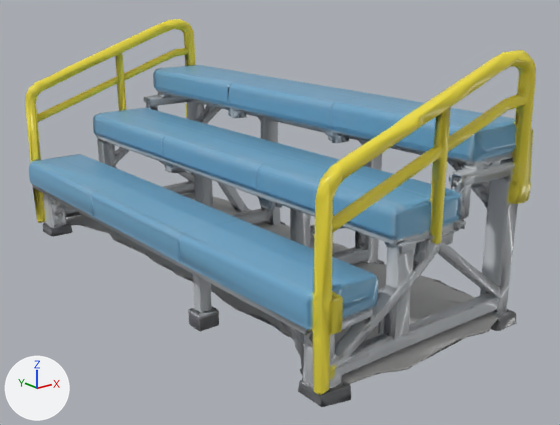
Renders of the glTF model assets/exported/bleachers/bleachers.glb from each side of a commit.
Rendered twice from a 50 mm camera at (-0.832, -1.161, 0.339) aimed at (0.038, -0.072, -0.097). Arrows for +X, +Y and +Z are at lower left; the lights stay in place. The first picture is the older version. Vertices at exactly the same position are counted once.

Names of what the first picture shows: 'qtmesh_gen3d_1_1788699305715'.
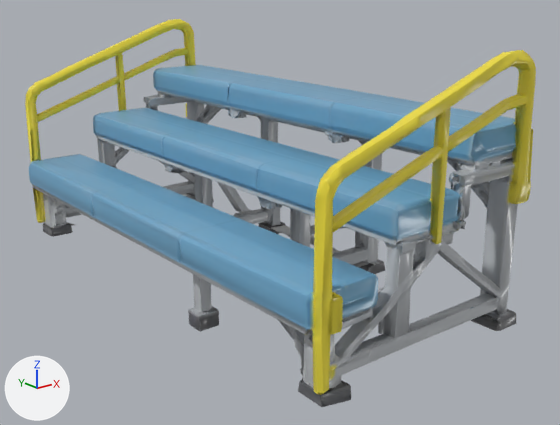
Location of each change, [x1, y1, x2, y2] in pixels of the pictures (560 x 425 px):
part 1 of me_mesh_0, cut back
    before: [66, 193, 499, 385]
    after: [242, 211, 290, 237]

What the commit changed:
me_mesh_0 is used by ob_qtmesh_gen3d_1_1788699305715; location (0.0, 0.0, 0.0).
me_mesh_0 had 4671 vertices, 9830 faces and spanned x -0.234..0.224, y -0.5..0.501, z -0.229..0.227.
me_mesh_0 now has 4530 vertices, 9472 faces and spans x -0.234..0.224, y -0.488..0.489, z -0.229..0.227.
me_mesh_0 part 1: 2 vertices moved from x 0.174..0.179, y 0.074..0.075, z -0.21..-0.208 to x 0.174..0.179, y 0.068..0.069, z -0.21..-0.208; 144 vertices removed from x -0.156..0.222, y -0.5..0.501, z -0.209..-0.203; 3 vertices added at x 0.17..0.211, y 0.066..0.249, z -0.208..-0.203.
Other edits to the shape of me_mesh_0 do not show in these pictures.
